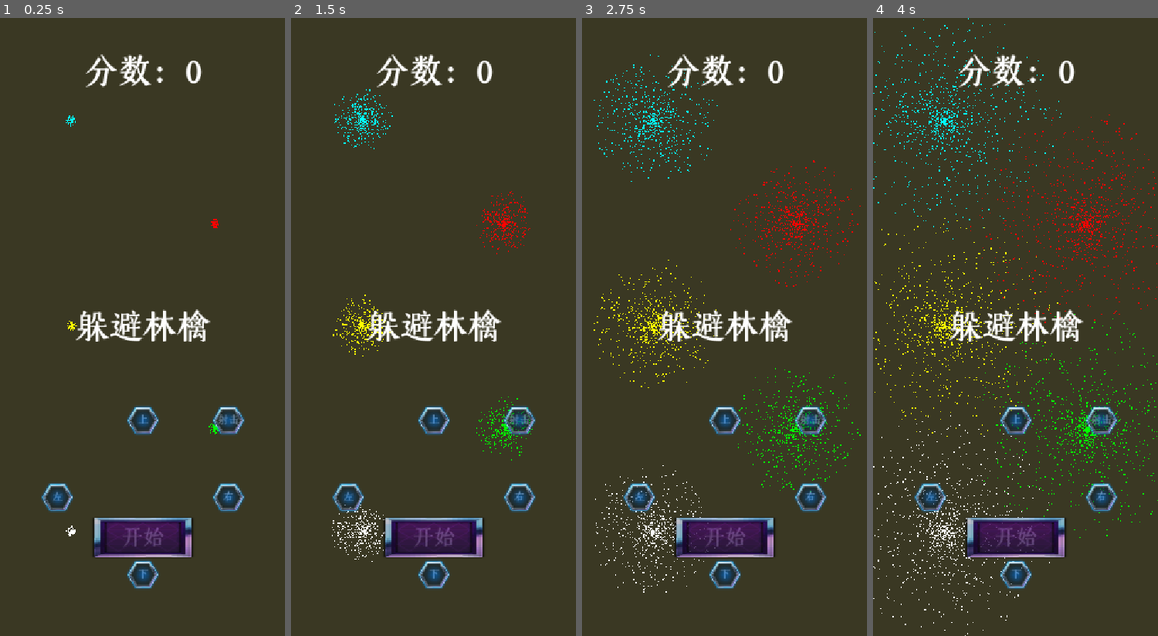
Above: before the commit, frames 1-4 (left to right).
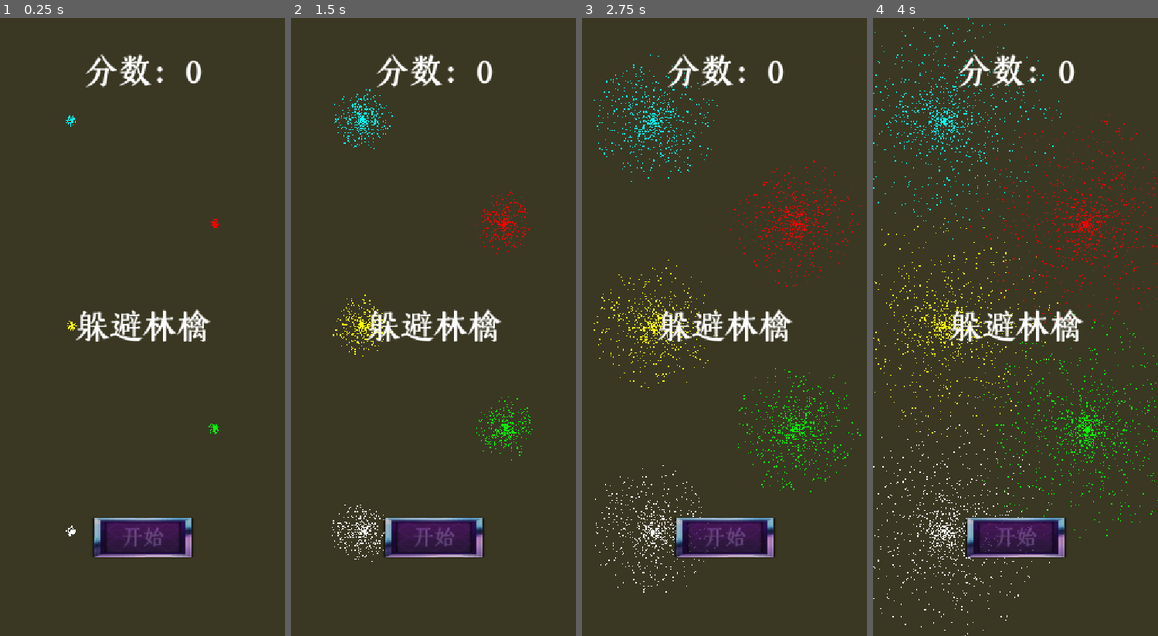
Above: after the commit, the same moments.

Repository: hackerl126/dodge_the_apples
Game: Godot game, scene res://Main.tscn
Same seed, same stepped clock (60 frames per second), same inputs: the game is played once before the commit and once after it. Video files are missing from this copy of the repository; at most half a second of black plays in their place.
Inputs:
- Up to frame 1 (0.25 s): no input
- Up to frame 2 (1.5 s): no input
- Up to frame 3 (2.75 s): no input
- Up to frame 4 (4 s): no input

The runs differ from the first frame. In frame 1, 2.0% of the frame differs, in the area x 14-86%, y 62-93%; in frame 2, 2.0%; in frame 3, 2.0%; in frame 4, 2.0%.

Commit message:
fix_shit_4

Diff:
--- a/HUD.gd
+++ b/HUD.gd
@@ -18,6 +18,8 @@
 
 func _ready():
 	ctrlHide()
+
+	$Control.hide()
 	$Label7.hide()
 	$Label8.hide()
 	$ReviveVideo.hide()
@@ -49,6 +51,8 @@
 func show_game_over():
 	show_message("你被林檎击中力\n（恼）",1)
 	ctrlHide()
+
+	$Control.hide()
 	await $MessageTimer.timeout
 	show_message("是否\n看视频复活？",1)
 	$MessageTimer.stop()
--- a/Main.gd
+++ b/Main.gd
@@ -52,6 +52,7 @@
 	$HUD.show_message("3秒准备时间",3)
 	$Music.play()
 	$HUD.ctrlShow()
+	$HUD/Control.show()
 
 func _on_MobTimer_timeout():
 	add_mob()
--- a/control.gd
+++ b/control.gd
@@ -1 +1,7 @@
 extends Control
+
+signal button_pressed
+signal button_released
+
+func ready():
+	pass
